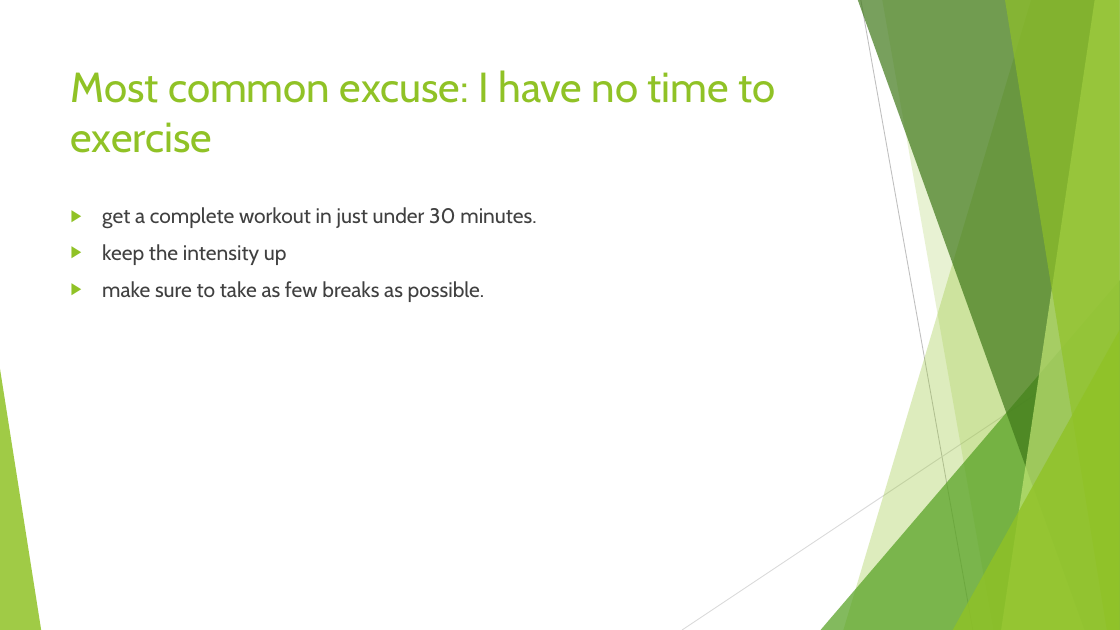
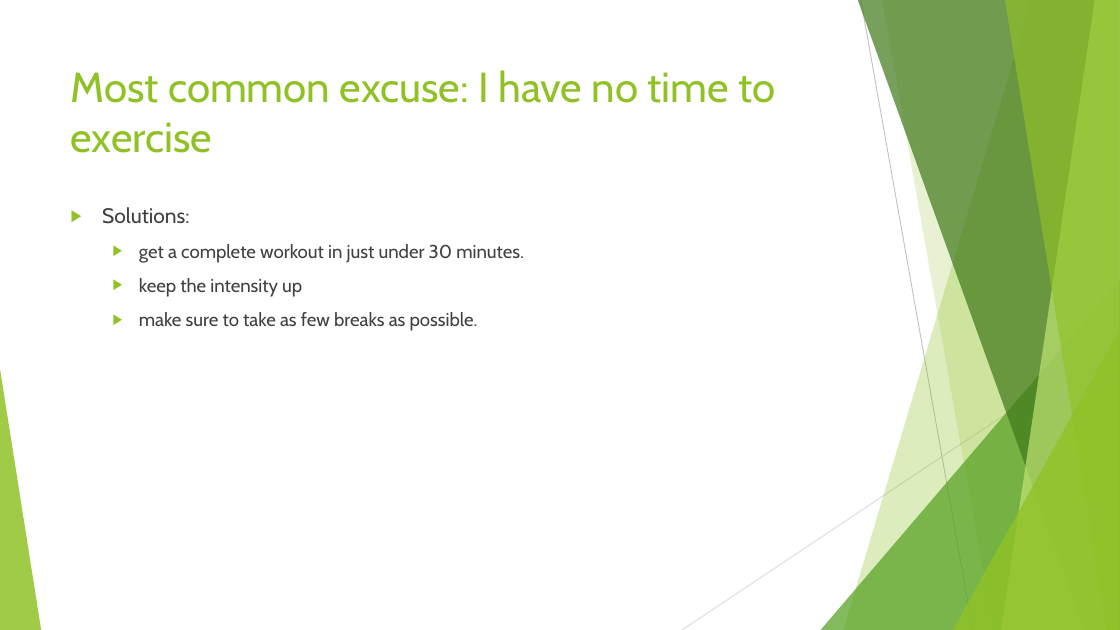
Before and after one commit to Tsien/Presentation, a slide deck: slide 7 of Live a healthy lifestyle.pptx. Drawn at 1120x630 pixels with LibreOffice and Linux fonts; fonts in the diff are those of the drawing. Boxes give left, top, right and bottom in pixels: in the first picture for what was removed or moved away, otherwise in the second. Text is boxed around its words. In the diff, an @@ line names an element or a change of style, - is before the commit and + after.

```diff
--- a/Live a healthy lifestyle.pptx
+++ b/Live a healthy lifestyle.pptx
@@ text at bbox=[102, 207, 190, 224]: paragraph added @@
+▶ Solutions:
@@ text at bbox=[139, 244, 524, 331]: size 18 to 16 pt; list level 1 to 2 in "get a complete workout in ..."; list level 1 to 2 in "keep the intensity up"; list level 1 to 2 in "make sure to take as ..." @@
```
Also in this commit, not shown: 5 other slides changed, 1 slide added, 4 other files.
